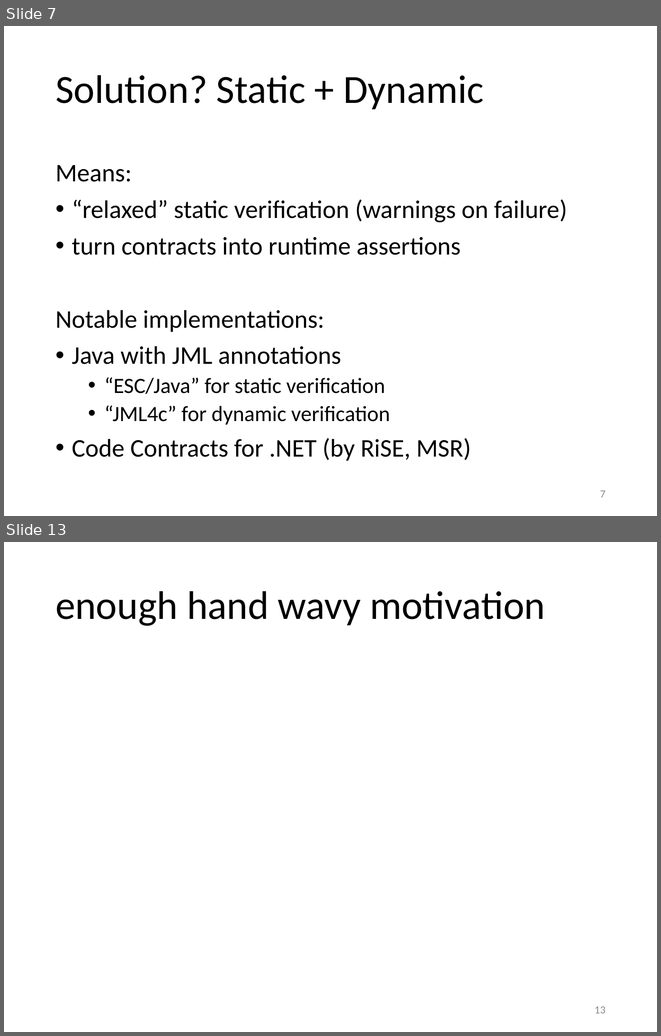
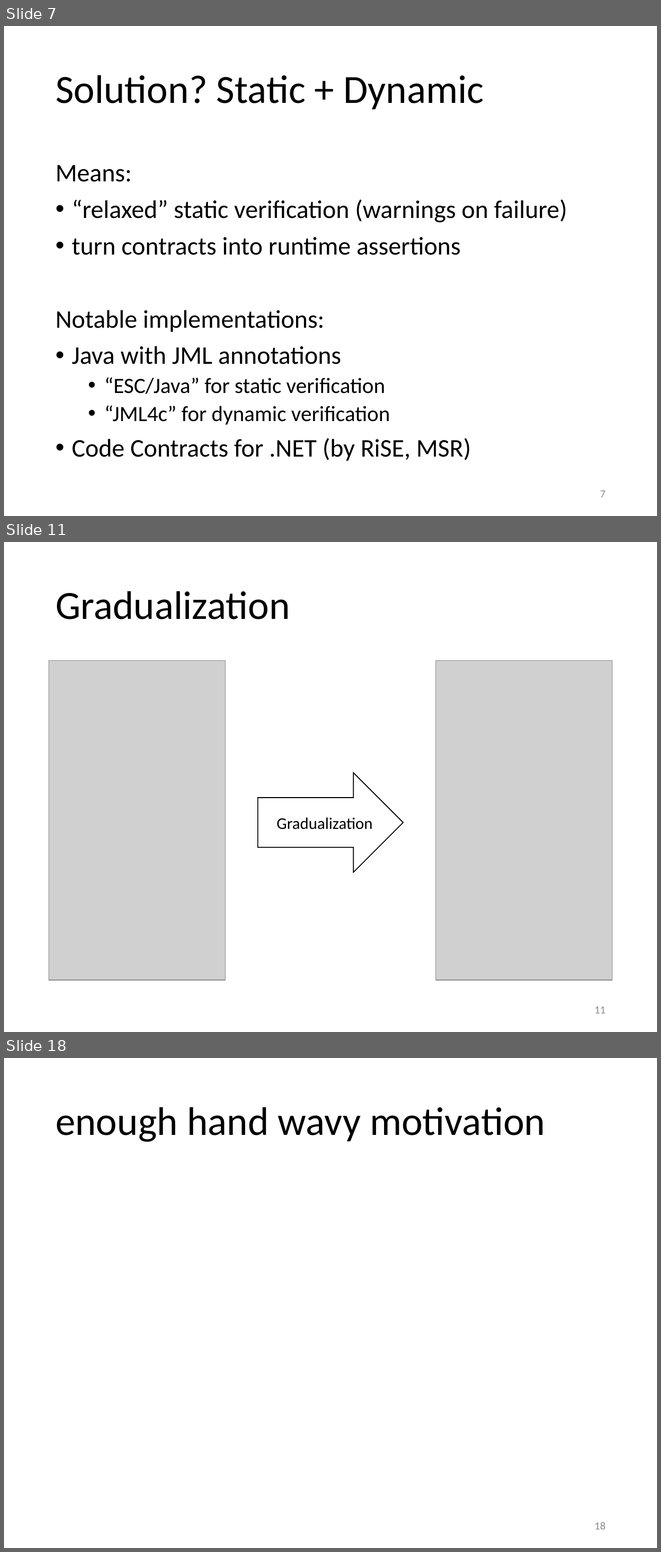
Before and after one commit to olydis/GradVerThesis, a slide deck: presentation/PLunch.pptx. Shown one above the other, each under a label of ours: slides 7 and 13 before the commit, slides 7, 11 and 18 after it; the slides between them are not shown. The pictures are 661x1036 and 661x1552 pixels, drawn with LibreOffice and Linux fonts; fonts in the diff are those of the drawing; grey boxes stand for pictures. Boxes give left, top, right and bottom in pixels: in the first picture for what was removed or moved away, otherwise in the second. Text is boxed around its words. In the diff, an @@ line names an element or a change of style, - is before the commit and + after.

```diff
--- a/presentation/PLunch.pptx
+++ b/presentation/PLunch.pptx
@@ slide 11 added at <box>4,542,657,1032</box>, background #FFFFFF @@
@@ title added at <box>55,591,290,619</box>, 44 pt, text #000000 @@
+Gradualization
@@ picture added at <box>49,661,226,980</box> @@
@@ picture added at <box>435,661,612,980</box> @@
@@ right arrow added at <box>258,773,404,872</box>, fill #FFFFFF, outline #000000 1 pt @@
@@ text added at <box>276,817,372,829</box>, 18 pt, text #000000 @@
+Gradualization
@@ page number added at <box>594,1006,606,1013</box>, 12 pt, text #8C8C8C @@
+11
@@ what was slide 13 is now slide 18 @@
@@ page number at <box>594,1522,606,1529</box>: text changed @@
-13
+18
```
Also in this commit, not shown: 5 slides changed, 4 other slides added, 5 other files.
